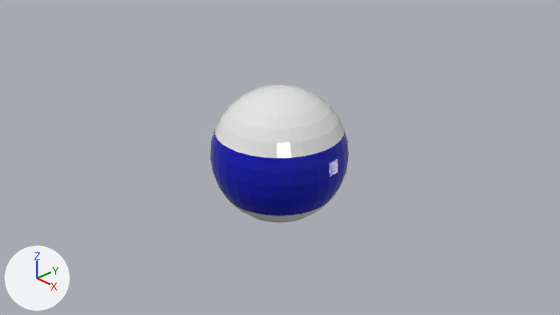
One commit to the Blender file ballz.blend: the scene before it, then after it.
Both versions are drawn from the file's camera 'Camera'. Arrows for +X, +Y and +Z are at lower left; the lights stay in place. The older version comes first.

The scene before the commit, as lines of its bpy script (objects in view):
```python
me_sphere = bpy.data.meshes.new('Sphere')
me_sphere.from_pydata(...)  # 482 vertices, 512 faces; spans x -1.0..1.0, y -1.0..1.0, z -1.0..1.0
# faces by material slot: [352, 160]
me_sphere.materials.append(mat_white)  # white #e7e7e7
me_sphere.materials.append(mat_blue)  # blue #000bae
ob_sphere = bpy.data.objects.new('Sphere', me_sphere)
ob_sphere.location = (0.0, 0.0, 0.0)
```
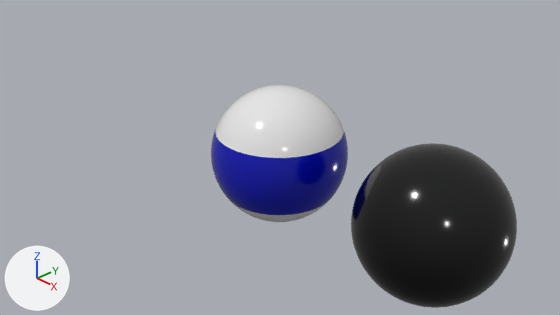
What changed in the scene script:
```text
Add mat_white_001:
    mat_white_001 = principled_material('White.001')
    mat_white_001.base_color = (0.0, 0.0, 0.0)  # black #000000
    mat_white_001.roughness = 0.127
Change me_sphere:
    where me_sphere.from_pydata(...)  # 482 vertices, 512 faces; spans x -1.0..1.0, y -1.0..1.0, z -1.0..1.0
    used by ob_sphere; location = (0.0, 0.0, 0.0)
    me_sphere part 1: all faces are now shaded smooth (512 of 512 changed)
Add me_sphere_002:
    me_sphere_002.from_pydata(...)  # a UV sphere (32 segments, 16 rings, poles along z) spanning x -1.0..1.0, y -1.0..1.0, z -1.0..1.0
    me_sphere_002.polygons.foreach_set('use_smooth', [True] * 512)
    me_sphere_002.materials.append(mat_white_001)  # black #000000
Change ob_sphere:
    add _m = ob_sphere.modifiers.new('Subdivision', 'SUBSURF')
    add _m.levels = 3
    add _m.render_levels = 3
Add ob_sphere_002:
    ob_sphere_002 = bpy.data.objects.new('Sphere.002', me_sphere_002)
    ob_sphere_002.location = (2.719, 0.0, 0.0)
    _m = ob_sphere_002.modifiers.new('Subdivision', 'SUBSURF')
    _m.levels = 3
    _m.render_levels = 3
```

Pixel boxes [x1, y1, x2, y2] of what changed, in the pictures (560 x 315 px):
'Sphere.002', added (black): after [351, 143, 517, 308]
'Sphere', shading changed, modifiers changed: before [210, 84, 349, 223]; after [211, 84, 348, 222]
